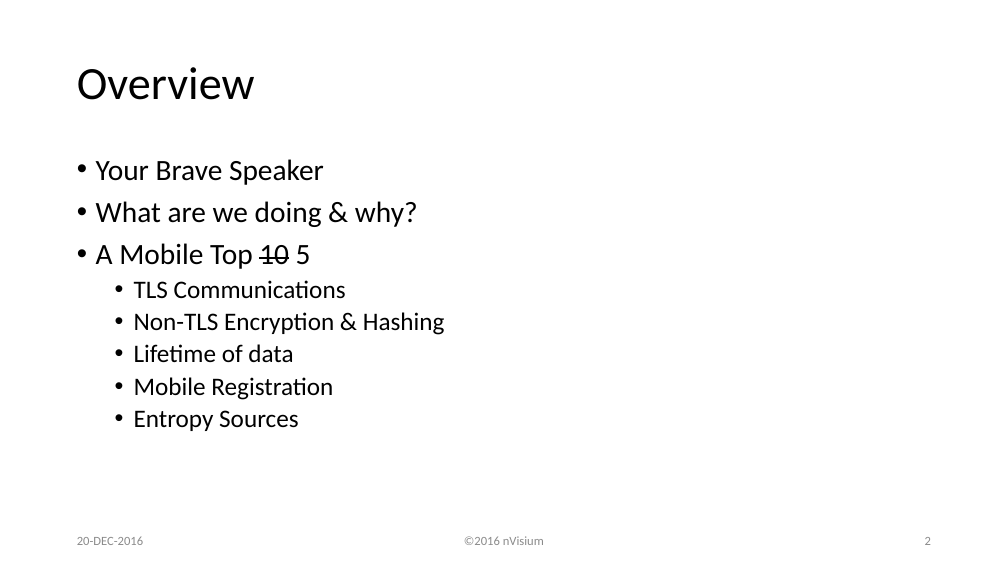
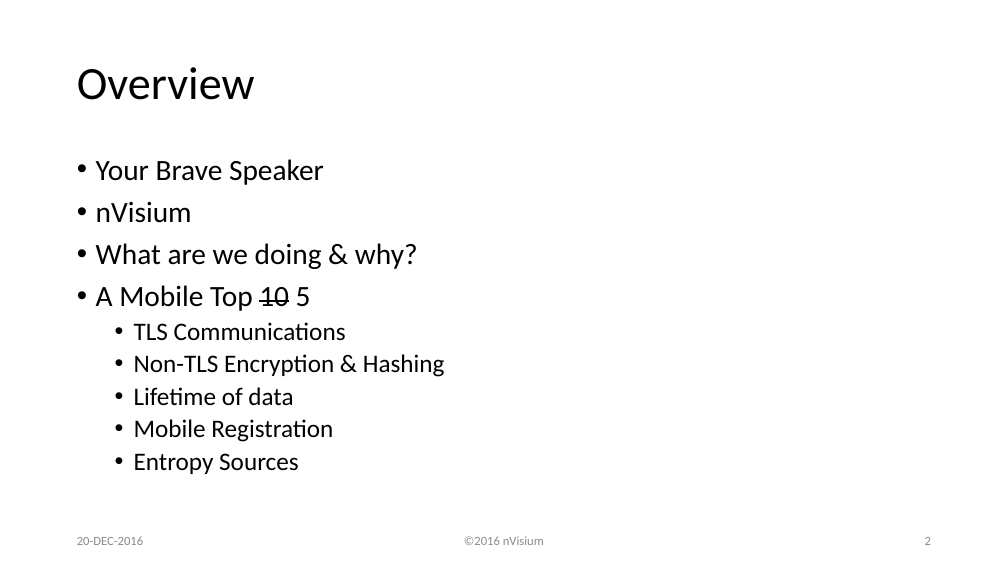
Before and after one commit to lojikil/heraclitus, a slide deck: slide 2 of HeraclitusSeminar.pptx. Drawn at 1008x567 pixels with LibreOffice and Linux fonts; fonts in the diff are those of the drawing; background and template pictures are left out. Boxes give left, top, right and bottom in pixels: in the first picture for what was removed or moved away, otherwise in the second. Text is boxed around its words. In the diff, an @@ line names an element or a change of style, - is before the commit and + after.

```diff
--- a/HeraclitusSeminar.pptx
+++ b/HeraclitusSeminar.pptx
@@ text at (96,201,192,223): paragraph added @@
+• nVisium
```
Also in this commit, not shown: 26 other slides changed, 31 slides added.
